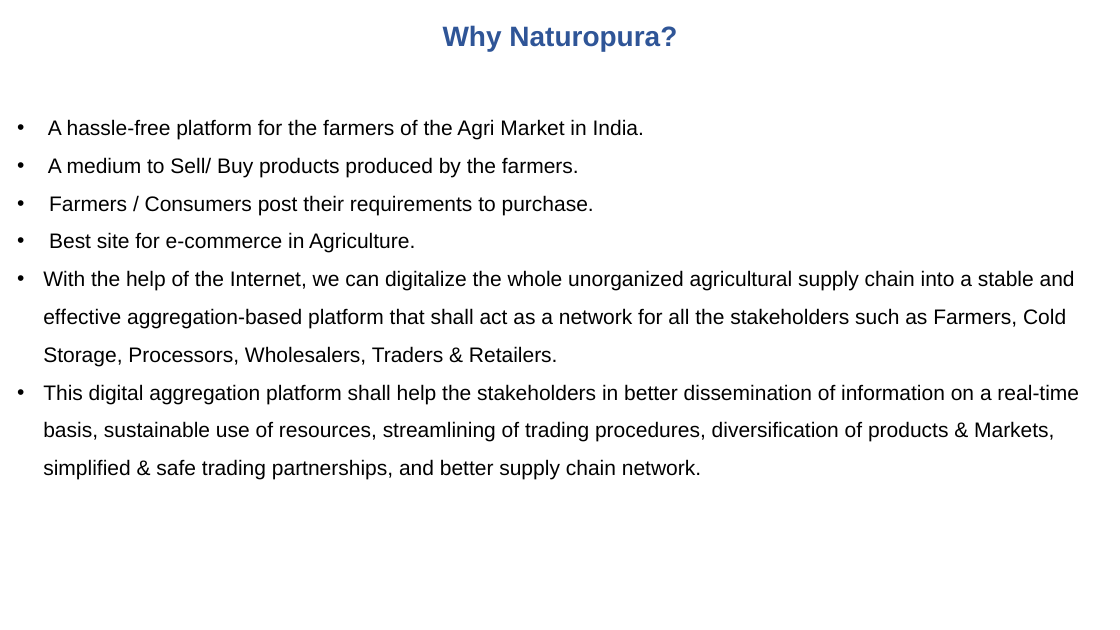
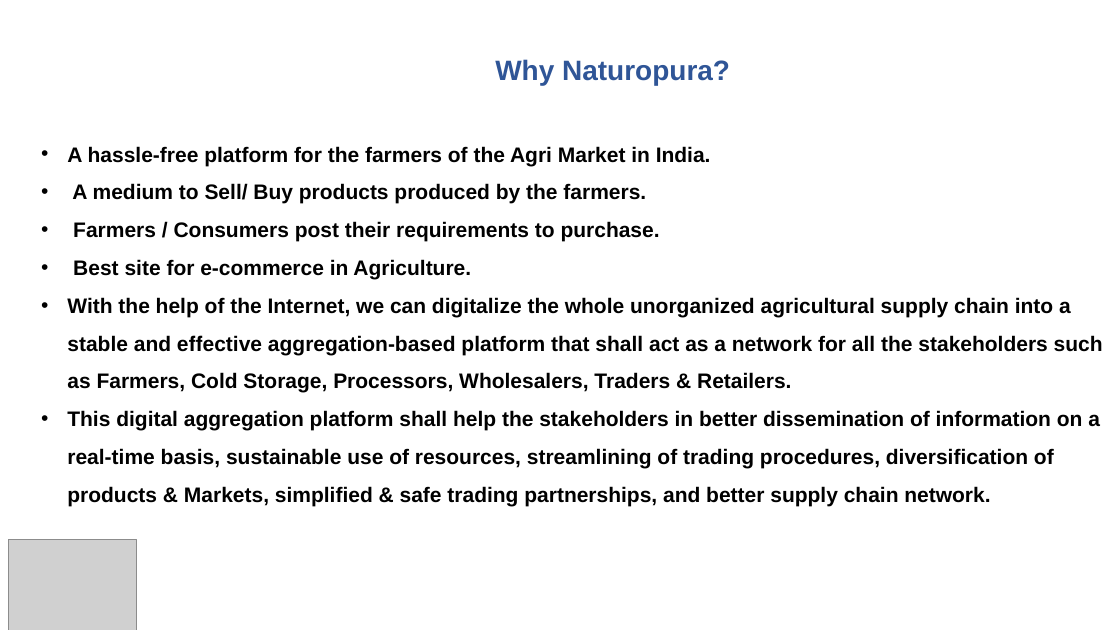
Before and after one commit to tusarmohapatra/NaturopuraV1, a slide deck: slide 4 of Naturepura Pitchdeck.pptx. Drawn at 1120x630 pixels with LibreOffice and Linux fonts; fonts in the diff are those of the drawing; grey boxes stand for pictures; background and template pictures are left out. Boxes give left, top, right and bottom in pixels: in the first picture for what was removed or moved away, otherwise in the second. Text is boxed around its words. In the diff, an @@ line names an element or a change of style, - is before the commit and + after.

```diff
--- a/Naturepura Pitchdeck.pptx
+++ b/Naturepura Pitchdeck.pptx
@@ text "Why Naturopura?": place and size @@
-text "Why Naturopura?" at box(443, 25, 677, 51)
+text "Why Naturopura?" at box(495, 59, 730, 85)
@@ text "A hassle-free platform for the ...": place and size @@
-text "A hassle-free platform for the ..." at box(43, 119, 1079, 480)
+text "A hassle-free platform for the ..." at box(67, 146, 1103, 506)
@@ text "A hassle-free platform for the ..." at box(67, 146, 1103, 506): bold on @@
@@ picture added at box(8, 539, 136, 630) @@
```
Also in this commit, not shown: 17 other slides changed, 1 slide added, 1 slide removed.
